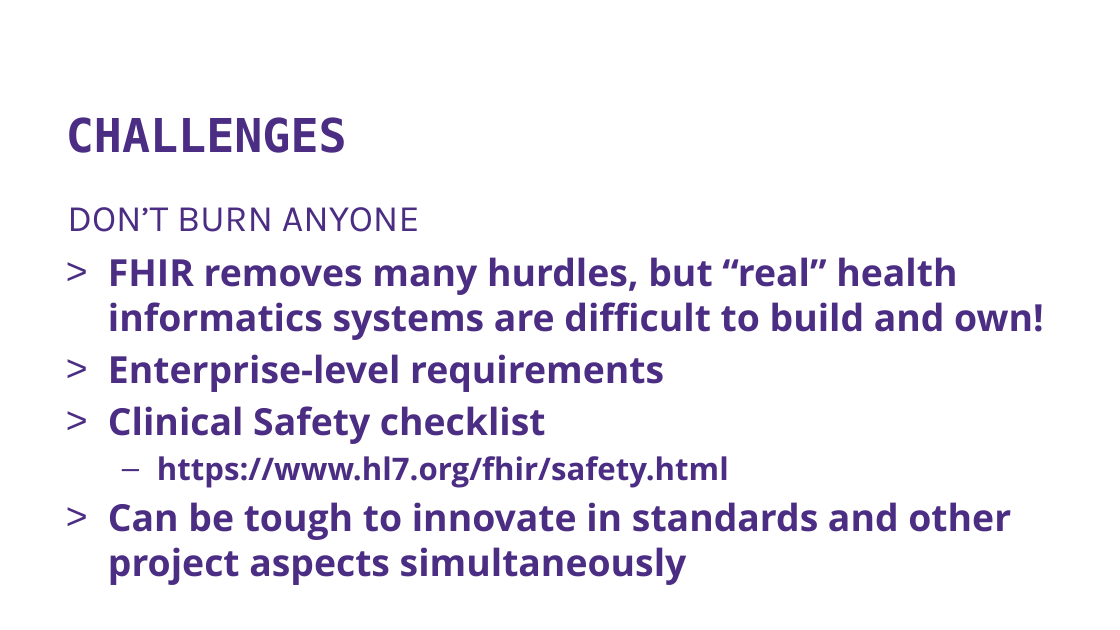
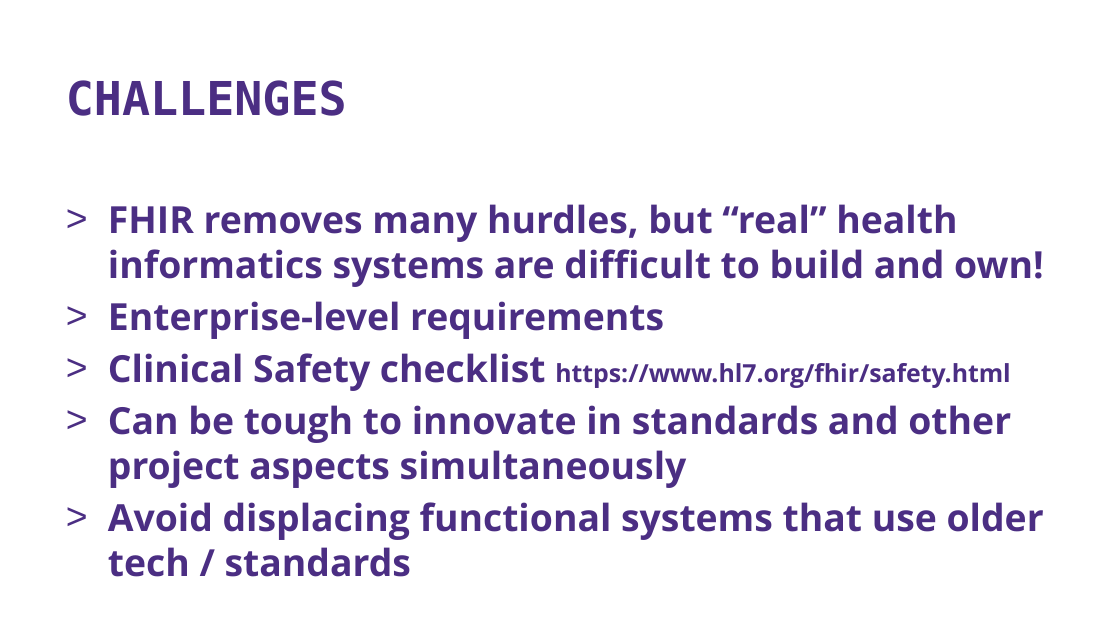
Before and after one commit to mcjustin/fhir-wadoh-talk-2022, a slide deck: slide 15 of McReynolds.fhir.for.wa.doh.2022.pptx (slide 14 before the commit). Drawn at 1120x630 pixels with LibreOffice and Linux fonts; fonts in the diff are those of the drawing; background and template pictures are left out. Boxes give left, top, right and bottom in pixels: in the first picture for what was removed or moved away, otherwise in the second. Text is boxed around its words. In the diff, an @@ line names an element or a change of style, - is before the commit and + after.

```diff
--- a/McReynolds.fhir.for.wa.doh.2022.pptx
+++ b/McReynolds.fhir.for.wa.doh.2022.pptx
@@ title "CHALLENGES": place and size @@
-title "CHALLENGES" at [66,117,347,153]
+title "CHALLENGES" at [66,80,347,116]
@@ text "FHIR removes many hurdles, but ...": place and size @@
-text "FHIR removes many hurdles, but ..." at [108,257,1044,540]
+text "FHIR removes many hurdles, but ..." at [108,204,1044,540]
@@ text removed at [67,207,420,232] @@
-DON’T BURN ANYONE
@@ text at [108,353,1010,391]: text changed; size 20 to 16 pt @@
-> Clinical Safety checklist
-  – https://www.hl7.org/fhir/safety.html
+> Clinical Safety checklist https://www.hl7.org/fhir/safety.html
@@ text at [108,502,1044,540]: paragraph added @@
+> Avoid displacing functional systems that use older tech / standards
```
Also in this commit, not shown: 13 other slides changed, 2 slides added.
